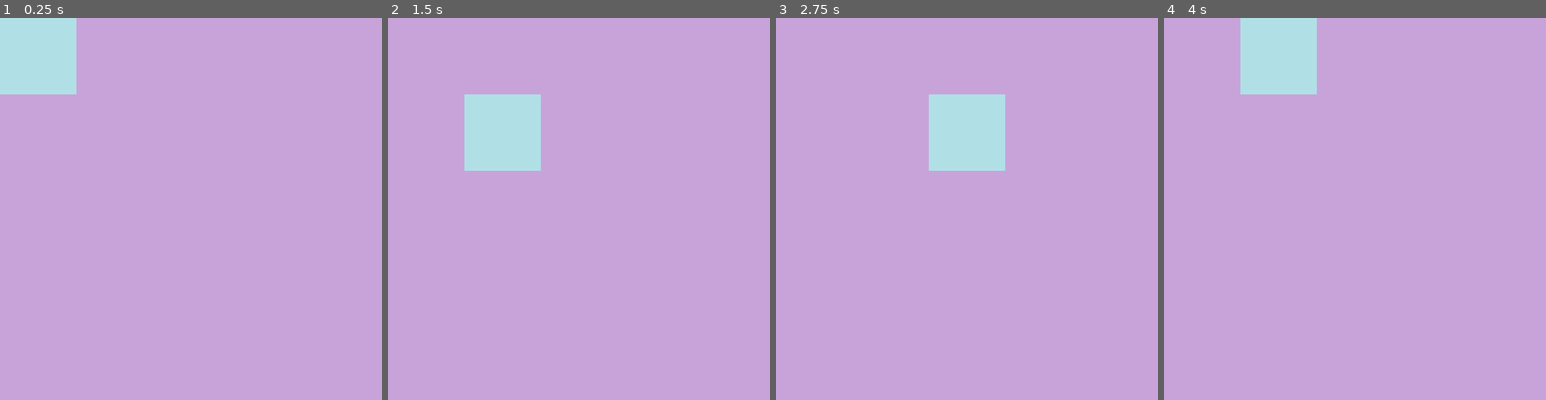
Above: before the commit, frames 1-4 (left to right).
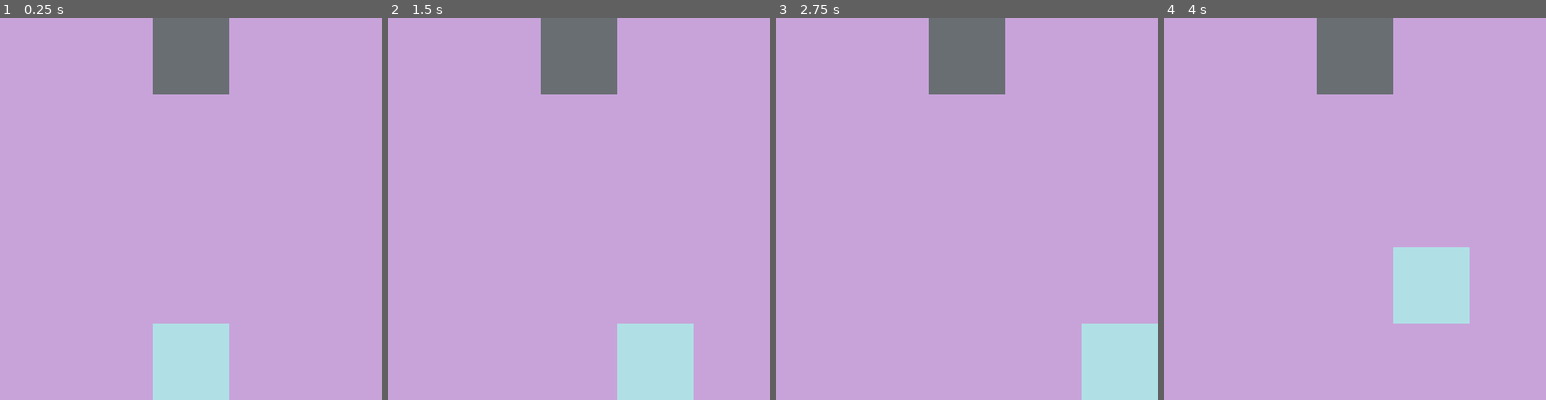
Above: after the commit, the same moments.

Repository: yifan-lee/ATB_Tower_Climber
Game: Godot game, scene res://scenes/game.tscn
Two runs of this game, one before a commit and one after it. Both use one fixed random seed, a clock stepped at 60 frames per second and the inputs below. The project has no main scene, so this scene is started directly.
Inputs:
- Up to frame 1 (0.25 s): no input
- Up to frame 2 (1.5 s): tap Enter at 0.5 s; hold Right (ui_right) 0.53-1.28 s; tap Space at 1.25 s; hold Down (ui_down) from 1.28 s (still down)
- Up to frame 3 (2.75 s): tap Enter at 2 s; release Down (ui_down) at 2.03 s; hold Right (ui_right) from 2.03 s (still down)
- Up to frame 4 (4 s): tap Space at 2.75 s; release Right (ui_right) at 2.78 s; hold Up (ui_up) 2.78-3.53 s; tap Enter at 3.5 s; hold Left (ui_left) from 3.53 s (still down)

The runs differ from the first frame. In frame 1, 12% of the frame differs, in the area x 0-60%, y 0-100%; in frame 2, 12%; in frame 3, 12%; in frame 4, 12%.

Commit message:
add monster

Diff:
--- a/entities/enemies/Monster1.tscn
+++ b/entities/enemies/Monster1.tscn
@@ -1,8 +1,20 @@
 [gd_scene format=3 uid="uid://bu3jrh244lpqn"]
 
-[node name="Monster1" type="Area2D" unique_id=616903997]
+[ext_resource type="Script" uid="uid://c7phh77w8blm2" path="res://scripts/enemy_map.gd" id="1_8r66r"]
+
+[sub_resource type="RectangleShape2D" id="RectangleShape2D_k3a8i"]
+size = Vector2(64, 64)
+
+[node name="Monster1" type="Area2D" unique_id=616903997 groups=["enemy"]]
+script = ExtResource("1_8r66r")
 
 [node name="ColorRect" type="ColorRect" parent="." unique_id=1615167782]
-offset_right = 40.0
-offset_bottom = 40.0
+offset_right = 64.0
+offset_bottom = 64.0
 color = Color(0.4117647, 0.43137255, 0.4509804, 1)
+
+[node name="CollisionShape2D" type="CollisionShape2D" parent="." unique_id=1104811507]
+position = Vector2(32, 32)
+shape = SubResource("RectangleShape2D_k3a8i")
+
+[connection signal="area_entered" from="." to="." method="_on_area_entered"]
--- a/entities/player/Player.tscn
+++ b/entities/player/Player.tscn
@@ -16,3 +16,5 @@
 [node name="CollisionShape2D" type="CollisionShape2D" parent="." unique_id=539588130]
 position = Vector2(32, 32)
 shape = SubResource("RectangleShape2D_frjq3")
+
+[connection signal="area_entered" from="." to="." method="_on_area_entered"]
--- a/scenes/game.tscn
+++ b/scenes/game.tscn
@@ -1,10 +1,7 @@
 [gd_scene format=3 uid="uid://idq4j80vj3xr"]
 
-[ext_resource type="PackedScene" uid="uid://4ativjv3wmjo" path="res://entities/player/Player.tscn" id="1_uwrxv"]
 [ext_resource type="PackedScene" uid="uid://c115cr5ya0hef" path="res://scenes/map/world.tscn" id="1_yqjtg"]
 
 [node name="game" type="Node2D" unique_id=1115838676]
 
 [node name="World" parent="." unique_id=545263436 instance=ExtResource("1_yqjtg")]
-
-[node name="Player" parent="World" unique_id=1850533975 instance=ExtResource("1_uwrxv")]
--- a/scenes/map/world.tscn
+++ b/scenes/map/world.tscn
@@ -1,4 +1,7 @@
 [gd_scene format=3 uid="uid://c115cr5ya0hef"]
+
+[ext_resource type="PackedScene" uid="uid://4ativjv3wmjo" path="res://entities/player/Player.tscn" id="1_kysmn"]
+[ext_resource type="PackedScene" uid="uid://bu3jrh244lpqn" path="res://entities/enemies/Monster1.tscn" id="2_0f733"]
 
 [node name="World" type="Node2D" unique_id=545263436]
 
@@ -6,3 +9,9 @@
 offset_right = 320.0
 offset_bottom = 320.0
 color = Color(0.78431374, 0.6392157, 0.85490197, 1)
+
+[node name="Player" parent="." unique_id=1850533975 instance=ExtResource("1_kysmn")]
+position = Vector2(128, 256)
+
+[node name="Monster1" parent="." unique_id=616903997 instance=ExtResource("2_0f733")]
+position = Vector2(128, 0)
--- /dev/null
+++ b/scripts/enemy_map.gd
@@ -0,0 +1 @@
+extends Area2D
--- a/scripts/player_map.gd
+++ b/scripts/player_map.gd
@@ -27,3 +27,12 @@
     # 4. 最后，把经过“安全检查”的坐标，真正赋值给主角
     position.x = target_x
     position.y = target_y
+
+func _on_area_entered(area: Area2D) -> void:
+	# 检查撞到的这个东西，有没有我们刚才贴上的 "enemy" 标签
+    if area.is_in_group("enemy"):
+        print("💥【系统提示】遭遇怪物！")
+        print("准备调用战斗画面...")
+
+        # 为了防止主角在战斗时还能乱跑，我们可以先强行关掉他的按键检测
+        set_process_unhandled_input(false)
Not shown, added: scripts/enemy_map.gd.uid
